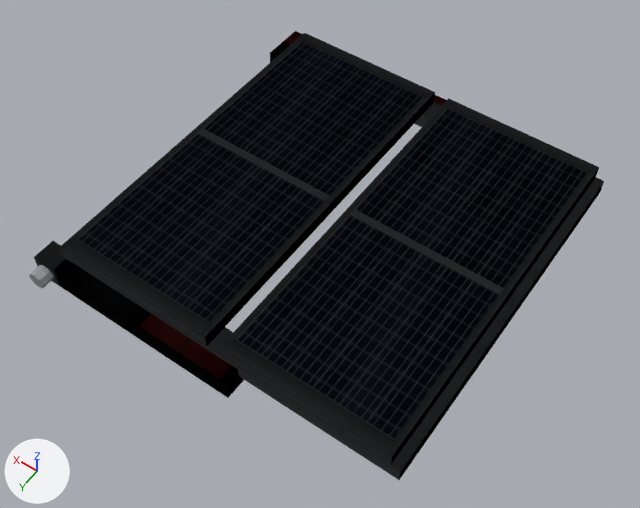
A saved change to the OBJ model src/main/resources/assets/electricity/models/pv_flat/pv_flat.obj.
The view is the same before and after, from a 50 mm lens placed at (-0.751, 1.131, 1.66), pointed at (-0.006, 0.088, 0.022). Every picture has the same lights, and +X, +Y and +Z are marked at lower left. The older version comes first. Where no turn or scale is listed for an object, it has been applied to the vertices.

In view in the first picture: 'frame', 'harness_entry_north', 'harness_entry_north.001', 'harness_input', 'modules.001', 'modules.002' and 2 more.
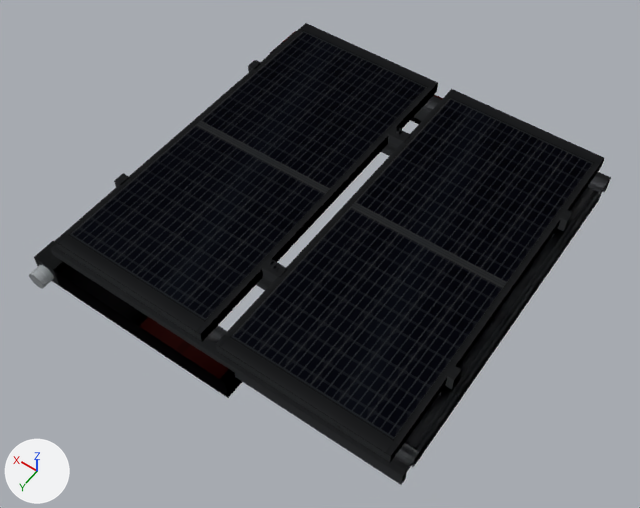
Pixel boxes [x1, y1, x2, y2] of what changed, in the pictures (640 x 508 px; the box of a moved part takes in the faces that stretch with it):
'modules.001', reshaped
    before: [61, 33, 599, 457]
    after: [55, 23, 604, 456]
'frame', reshaped
    before: [58, 103, 604, 480]
    after: [51, 96, 611, 485]
'modules.002', reshaped
    before: [62, 93, 599, 465]
    after: [55, 83, 604, 463]
'modules.003', added
    after: [114, 60, 573, 390]
part 3 of me_modules_002, moved or reshaped
    before: [220, 168, 599, 465]
    after: [216, 160, 604, 463]
part 4 of me_modules_002, moved or reshaped
    before: [62, 93, 435, 346]
    after: [55, 83, 438, 342]

Edits to the bpy script that builds the scene:
```text
Change me_frame:
    used by ob_frame; location = (0.0, 0.0, 0.0)
    remove me_frame.from_pydata(...)  # 24 vertices, 24 faces; spans x -0.46..0.46, y -0.46..0.46, z 0.035..0.075
    add me_frame.from_pydata(...)  # 84 vertices, 84 faces; spans x -0.47..0.47, y -0.47..0.47, z 0.045..0.105
    me_frame part 1: 24 vertices removed from x -0.46..0.46, y -0.46..0.46, z 0.035..0.075; 84 vertices added at x -0.47..0.47, y -0.47..0.47, z 0.045..0.105
Change me_modules_001:
    used by ob_modules_001; location = (0.0, 0.0, 0.0)
    remove me_modules_001.from_pydata(...)  # 8 vertices, 2 faces; spans x -0.438..0.438, y -0.46..0.46, z 0.11
    add me_modules_001.from_pydata(...)  # 8 vertices, 2 faces; spans x -0.44..0.44, y -0.47..0.47, z 0.135
    me_modules_001 part 2
    me_modules_001.vertices[0].co: (-0.438, 0.46, 0.11) -> (-0.44, 0.47, 0.135)  # pixel (391, 457) -> pixel (390, 456)
    me_modules_001.vertices[1].co: (-0.02, 0.46, 0.11) -> (-0.02, 0.47, 0.135)  # pixel (219, 347) -> pixel (215, 343)
    me_modules_001.vertices[2].co: (-0.02, -0.46, 0.11) -> (-0.02, -0.47, 0.135)  # pixel (448, 98) -> pixel (451, 88)
    me_modules_001.vertices[3].co: (-0.438, -0.46, 0.11) -> (-0.44, -0.47, 0.135)  # pixel (599, 167) -> pixel (604, 157)
    me_modules_001.vertices[4].co: (0.02, 0.46, 0.11) -> (0.02, 0.47, 0.135)  # pixel (204, 337) -> pixel (200, 334)
    me_modules_001.vertices[5].co: (0.438, 0.46, 0.11) -> (0.44, 0.47, 0.135)  # pixel (61, 245) -> pixel (54, 240)
    me_modules_001.vertices[6].co: (0.438, -0.46, 0.11) -> (0.44, -0.47, 0.135)  # pixel (304, 32) -> pixel (305, 22)
    me_modules_001.vertices[7].co: (0.02, -0.46, 0.11) -> (0.02, -0.47, 0.135)  # pixel (435, 92) -> pixel (438, 82)
Change me_modules_002:
    used by ob_modules_002; location = (0.0, 0.0, 0.0)
    remove me_modules_002.from_pydata(...)  # 16 vertices, 8 faces; spans x -0.438..0.438, y -0.46..0.46, z 0.075..0.11
    add me_modules_002.from_pydata(...)  # 16 vertices, 8 faces; spans x -0.44..0.44, y -0.47..0.47, z 0.105..0.135
    me_modules_002 part 3: the loose piece of 8 vertices spanning x -0.438..-0.02, y -0.46..0.46, z 0.075..0.11 is scaled about its middle by (1.01, 1.02, 0.857), then moved by (-0.001, 0.0, 0.027)
    me_modules_002 part 4: the loose piece of 8 vertices spanning x 0.02..0.438, y -0.46..0.46, z 0.075..0.11 is scaled about its middle by (1.01, 1.02, 0.857), then moved by (0.001, 0.0, 0.027)
Add me_modules_003:
    me_modules_003.from_pydata(...)  # 224 vertices, 192 faces; spans x -0.455..0.455, y -0.265..0.265, z 0.101..0.153
    me_modules_003.materials.append(mat_frame)  # picture img_pv_frame_png
Add ob_modules_003:
    ob_modules_003 = bpy.data.objects.new('modules.003', me_modules_003)
    ob_modules_003.location = (0.0, 0.0, 0.0)
```
